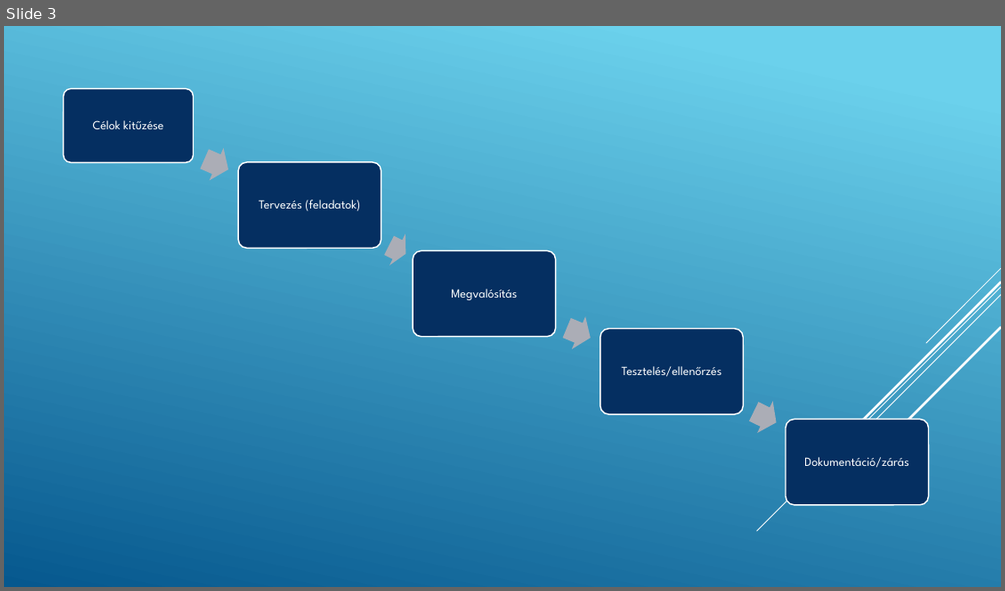
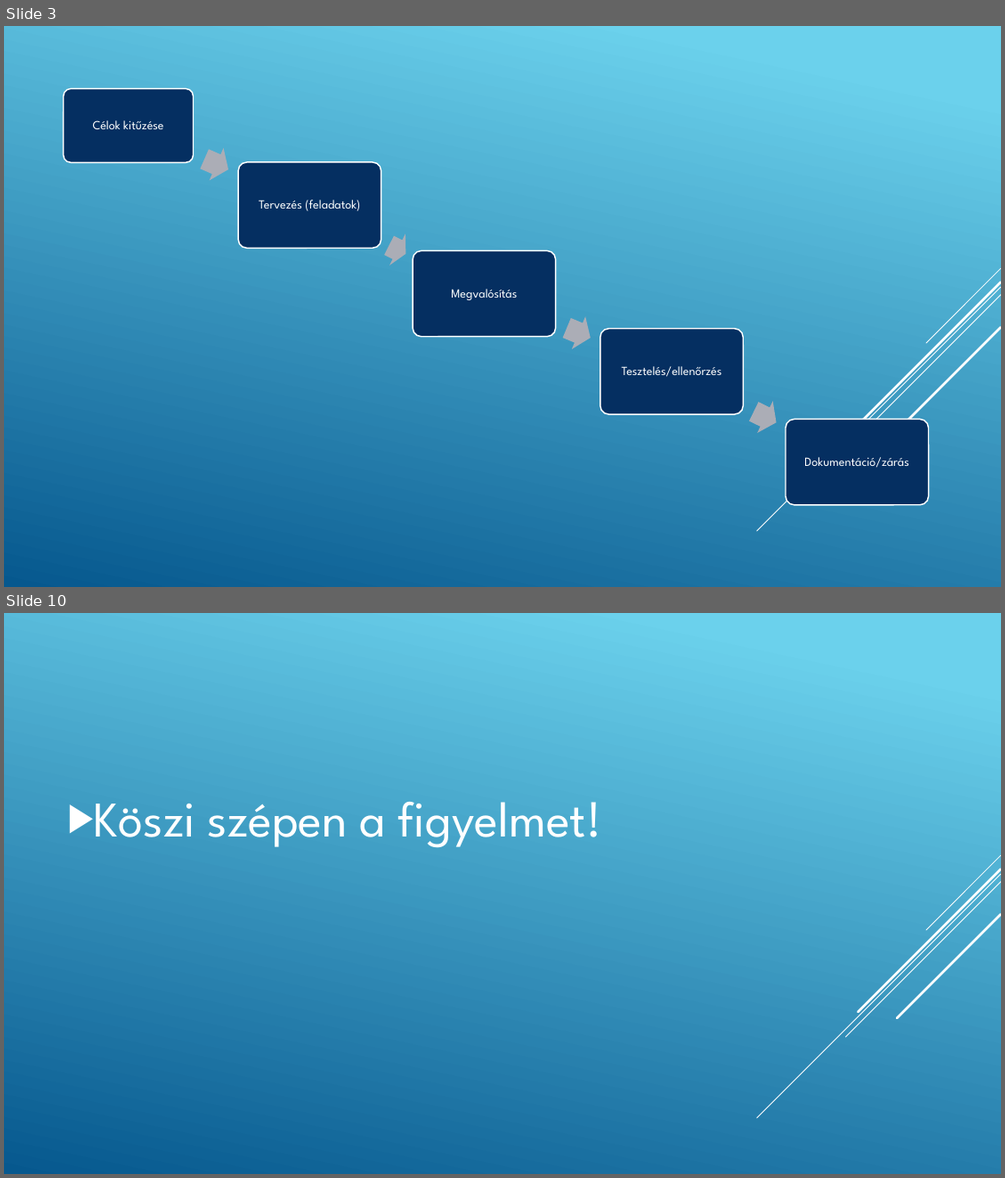
Before and after one commit to JelencsityMiklous/ppt, a slide deck: Vízesés modell.pptx. Shown one above the other, each under a label of ours: slide 3 before the commit, slides 3 and 10 after it; the slides between them are not shown. The pictures are 1005x591 and 1005x1178 pixels, drawn with LibreOffice and Linux fonts; fonts in the diff are those of the drawing. Boxes give left, top, right and bottom in pixels: in the first picture for what was removed or moved away, otherwise in the second. Text is boxed around its words. In the diff, an @@ line names an element or a change of style, - is before the commit and + after.

```diff
--- a/Vízesés modell.pptx
+++ b/Vízesés modell.pptx
@@ slide 10 added at [4, 613, 1001, 1174], background gradient #6ED2EB to #06588E; not listed: 5 template elements that a slide beside it also shows @@
@@ text added at [94, 802, 602, 848], 48 pt, text #FFFFFF @@
+▶ Köszi szépen a figyelmet!
```
Also in this commit, not shown: 4 slides changed, 3 other slides added, 1 slide removed.
